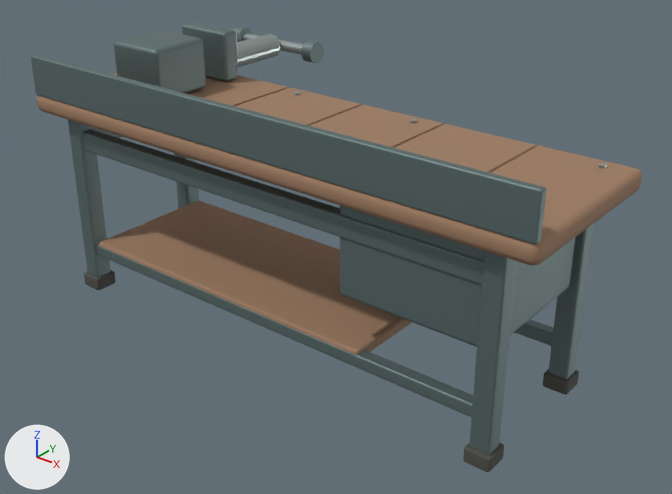
The glTF model assets/models/A125_mechanic_workbench.glb, before and after one commit.
The view is the same before and after, from a camera (50 mm lens) standing at (2.24, -2.61, 2.06) and looking at (0.06, 0.11, 0.37). The axes (+X, +Y, +Z) are drawn at lower left. The lights are the same throughout. The first picture is the older version. Where no turn or scale is listed for an object, it has been applied to the vertices.

Objects in the first picture: 'Back retaining lip', 'Drawer bank shell', 'Frame leg +1.03 +0.29', 'Frame leg +1.03 -0.29', 'Frame leg -1.03 -0.29', 'Hardwood worktop', 'Length rail -0.29', 'Lower length rail -0.29', 'Lower storage shelf', 'Vise fixed jaw', 'Vise lead screw', 'Vise moving jaw' and 15 more.
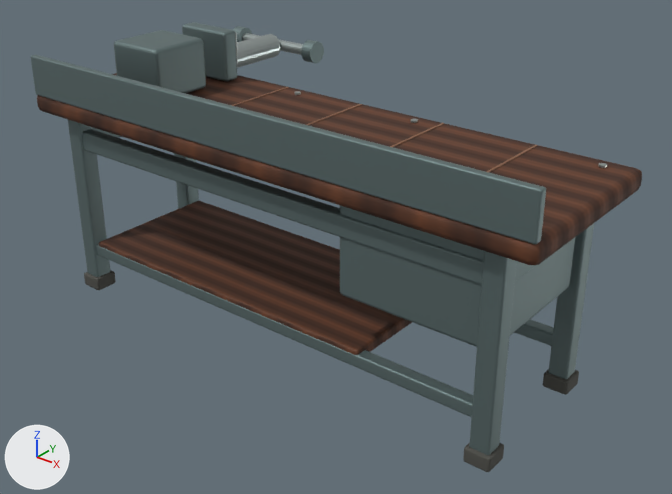
Edits to the bpy script that builds the scene:
```text
Add img_a164_workbench_wood_orm:
    img_a164_workbench_wood_orm = load_image('A164_workbench_wood_orm', '_unpacked/A164_workbench_wood_orm', 1024, 512, 'Non-Color')
Add img_a164_workbench_wood_base:
    img_a164_workbench_wood_base = load_image('A164_workbench_wood_base', '_unpacked/A164_workbench_wood_base', 1024, 512, 'sRGB')
Add img_a164_workbench_wood_normal:
    img_a164_workbench_wood_normal = load_image('A164_workbench_wood_normal', '_unpacked/A164_workbench_wood_normal', 1024, 512, 'Non-Color')
Change mat_sl_bench_weathered_hardwood:
    remove # nodes: BsdfPrincipled, OutputMaterial
    remove # colours: brown #9e7c61
    nodes: BsdfPrincipled, NormalMap, OutputMaterial, SeparateColor, TexImage x3
    uses the picture img_a164_workbench_wood_base
    uses the picture img_a164_workbench_wood_normal
    uses the picture img_a164_workbench_wood_orm
```

Changed parts and their boxes [x1, y1, x2, y2] in the pictures (672 x 494 px):
'Hardwood worktop', surface changed (darker)
    both: [37, 73, 642, 265]
'Lower storage shelf', surface changed (darker)
    both: [99, 201, 412, 355]
